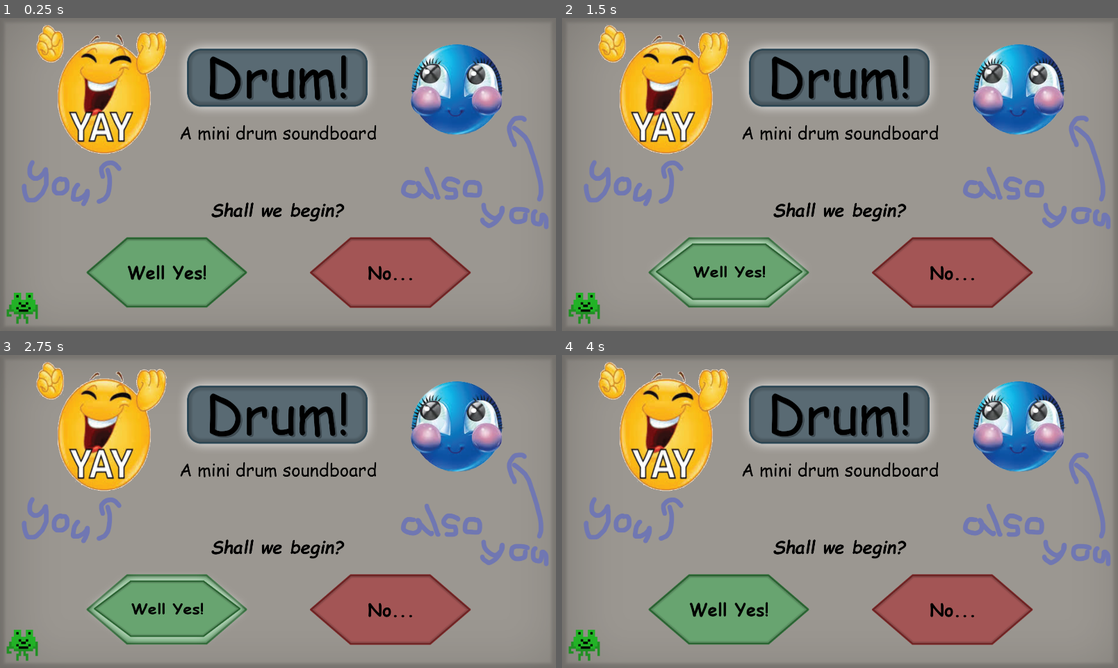
Above: before the commit, frames 1-4 (two rows, left to right).
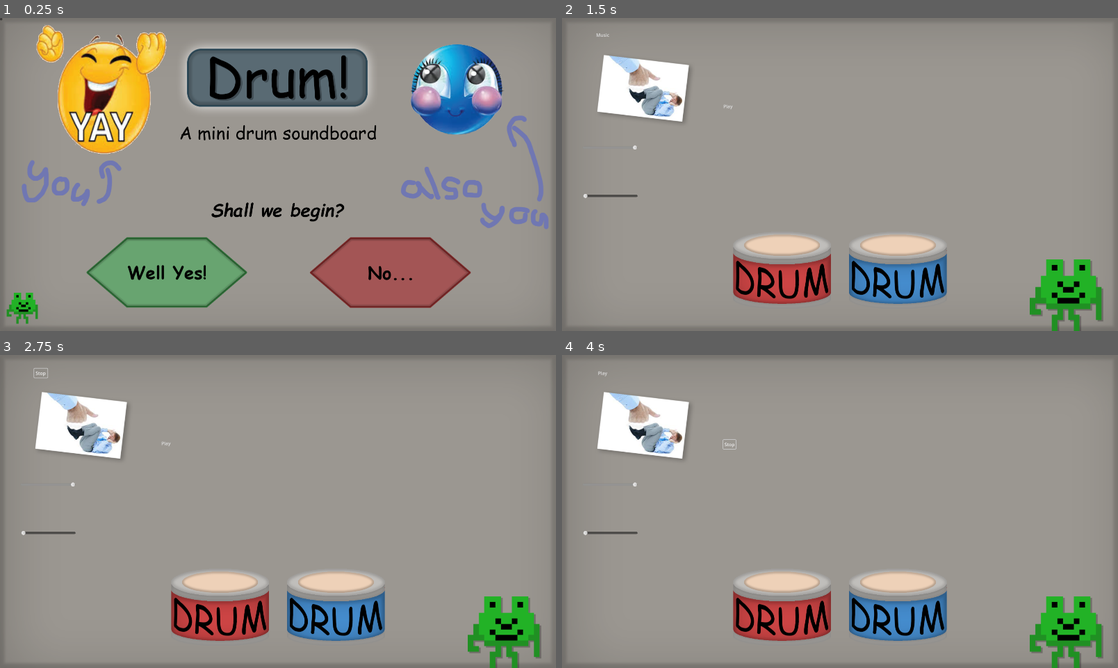
Above: after the commit, the same moments.

Repository: Ava-TU/MusicAssignment2024
Game: Godot game, scene res://MainMenu.tscn
The game is run twice, just before and just after one commit, with the same random seed, the same clock (stepped at 60 frames per second) and the same inputs. The project has no main scene, so this scene is started directly.
Inputs (mouse positions are in pixels of both pictures, inside the frame that each line leads up to; where the layout moved, square brackets give the same spot in the first picture):
- Up to frame 1 (0.25 s): no input
- Up to frame 2 (1.5 s): click (728, 271) at 0.52 s; click (784, 268) [728, 271] at 1.25 s
- Up to frame 3 (2.75 s): click (38, 370) [166, 608] at 2 s
- Up to frame 4 (4 s): click (600, 373) [728, 608] at 2.75 s; click (728, 442) at 3.5 s, where only the run after the commit has a clickable "Play"

The runs differ from the first frame. In frame 1, less than 0.1% of the frame differs, in the area x 0-1%, y 0-1%; in frame 2, 35%; in frame 3, 35%; in frame 4, 35%, in the area x 1-99%, y 2-100%.

Commit message:
Play Button works

Diff:
--- a/musicinstrumenttoy/MainMenu.tscn
+++ b/musicinstrumenttoy/MainMenu.tscn
@@ -1,13 +1,11 @@
-[gd_scene load_steps=8 format=3 uid="uid://b505w4iqr2op"]
+[gd_scene load_steps=7 format=3 uid="uid://b505w4iqr2op"]
 
 [ext_resource type="Script" path="res://main_menu.gd" id="1_dh1eb"]
 [ext_resource type="Texture2D" uid="uid://bypk31h3x14cx" path="res://MusicSoundboardMainMenu.png" id="1_vbfh1"]
-[ext_resource type="Texture2D" uid="uid://lt2b05pllwlm" path="res://Sprites/Well Yes! Hover.png" id="3_r1c01"]
 
 [sub_resource type="StyleBoxEmpty" id="StyleBoxEmpty_3resu"]
 
-[sub_resource type="StyleBoxTexture" id="StyleBoxTexture_t7cfw"]
-texture = ExtResource("3_r1c01")
+[sub_resource type="StyleBoxEmpty" id="StyleBoxEmpty_ic1w3"]
 
 [sub_resource type="StyleBoxEmpty" id="StyleBoxEmpty_340tj"]
 
@@ -21,16 +19,26 @@
 offset_bottom = 40.0
 texture = ExtResource("1_vbfh1")
 
-[node name="Sprite2D" type="Sprite2D" parent="."]
-position = Vector2(299, 726)
+[node name="PlayHover" type="Sprite2D" parent="."]
+unique_name_in_owner = true
+position = Vector2(576, 878)
 
-[node name="Button" type="Button" parent="Sprite2D"]
-offset_left = -10.0
-offset_top = 18.0
-offset_right = -2.0
-offset_bottom = 26.0
-scale = Vector2(72.08, 32.84)
+[node name="Play" type="Button" parent="PlayHover"]
+unique_name_in_owner = true
+offset_left = -281.0
+offset_top = -122.0
+offset_right = -273.0
+offset_bottom = -114.0
+scale = Vector2(69.6, 30.24)
 theme_override_styles/focus = SubResource("StyleBoxEmpty_3resu")
-theme_override_styles/hover = SubResource("StyleBoxTexture_t7cfw")
+theme_override_styles/hover = SubResource("StyleBoxEmpty_ic1w3")
 theme_override_styles/pressed = SubResource("StyleBoxEmpty_340tj")
 theme_override_styles/normal = SubResource("StyleBoxEmpty_c5k75")
+
+[node name="Quit" type="Button" parent="."]
+unique_name_in_owner = true
+offset_right = 8.0
+offset_bottom = 8.0
+
+[connection signal="pressed" from="PlayHover/Play" to="." method="_on_button_pressed"]
+[connection signal="pressed" from="Quit" to="." method="_on_quit_pressed"]
--- a/musicinstrumenttoy/main_menu.gd
+++ b/musicinstrumenttoy/main_menu.gd
@@ -1,12 +1,27 @@
 extends Node2D
 
+@onready var play: Button = %Play
+@onready var quit: Button = %Quit
 
 # Called when the node enters the scene tree for the first time.
 func _ready() -> void:
 	get_viewport().size = DisplayServer.screen_get_size()
-	pass # Replace with function body.
+
 
 
 # Called every frame. 'delta' is the elapsed time since the previous frame.
 func _process(delta: float) -> void:
+	if %Play.is_hovered():
+		%PlayHover.texture = load("res://Sprites/Well Yes! Hover.png")
+	else:
+		%PlayHover.texture = load("")
 	pass
+
+
+func _on_button_pressed() -> void:
+	get_tree().change_scene_to_file("res://Music.tscn")
+	pass # Replace with function body.
+
+
+func _on_quit_pressed() -> void:
+	pass
